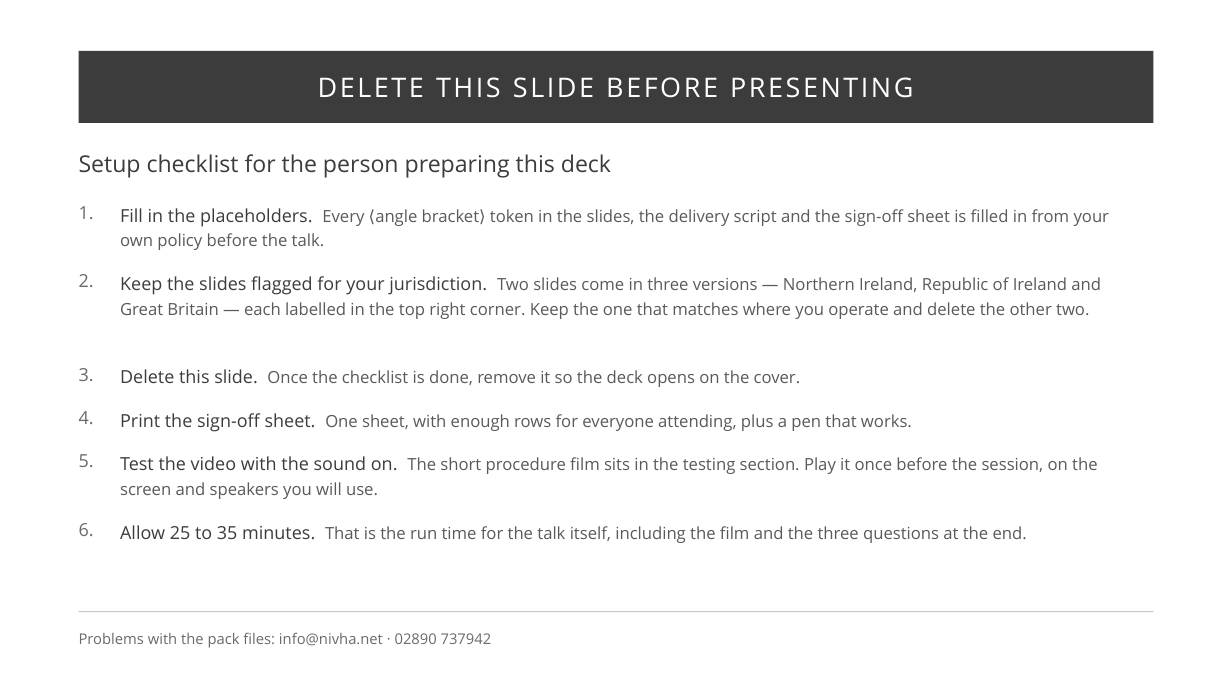
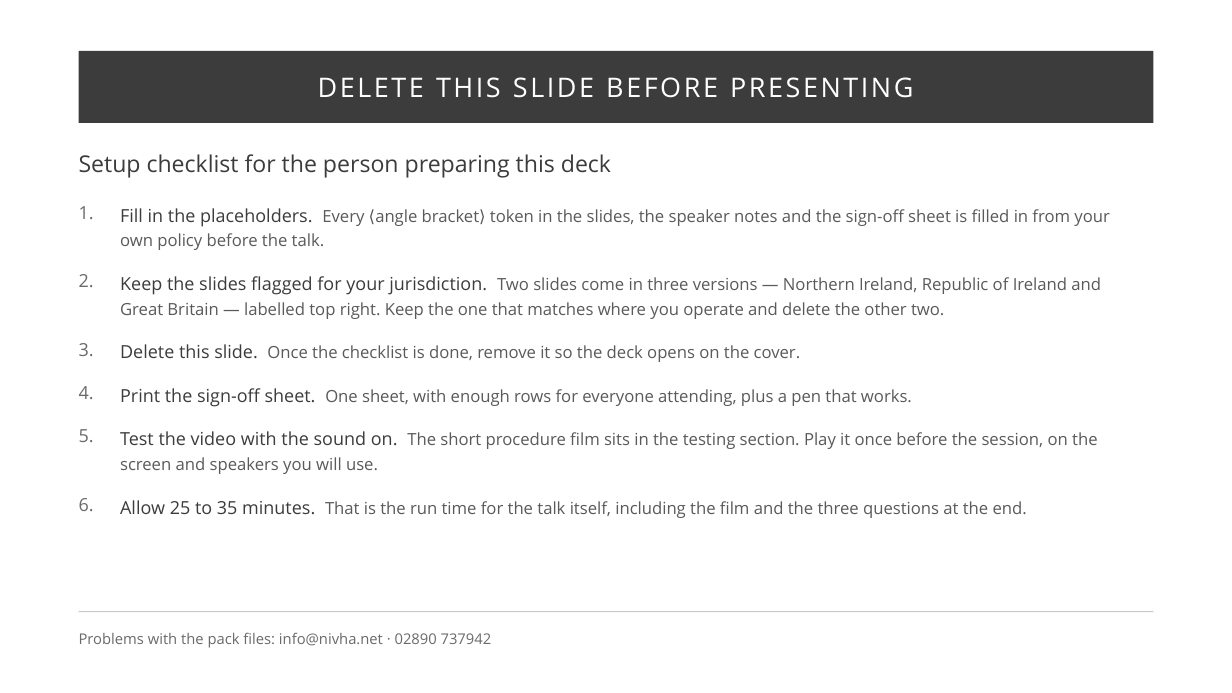
Before and after one commit to nivhalabs/nivha-feenote-prototype, a slide deck: slide 1 of assets/fulfilment/nivha_pack_03_toolbox_talk_condensed.pptx. Drawn at 1232x693 pixels with LibreOffice and Linux fonts; fonts in the diff are those of the drawing. Boxes give left, top, right and bottom in pixels: in the first picture for what was removed or moved away, otherwise in the second. Text is boxed around its words. In the diff, an @@ line names an element or a change of style, - is before the commit and + after.

```diff
--- a/assets/fulfilment/nivha_pack_03_toolbox_talk_condensed.pptx
+++ b/assets/fulfilment/nivha_pack_03_toolbox_talk_condensed.pptx
@@ text at [120, 208, 1109, 250]: text changed @@
-Fill in the placeholders. Every ⟨angle bracket⟩ token in the slides, the delivery script and the sign-off sheet is filled in from your own policy before the talk.
+Fill in the placeholders. Every ⟨angle bracket⟩ token in the slides, the speaker notes and the sign-off sheet is filled in from your own policy before the talk.
@@ text at [120, 276, 1101, 319]: text changed @@
-Keep the slides flagged for your jurisdiction. Two slides come in three versions — Northern Ireland, Republic of Ireland and Great Britain — each labelled in the top right corner. Keep the one that matches where you operate and delete the other two.
+Keep the slides flagged for your jurisdiction. Two slides come in three versions — Northern Ireland, Republic of Ireland and Great Britain — labelled top right. Keep the one that matches where you operate and delete the other two.
@@ 8 texts: place and size @@
-8 texts at [79, 368, 1097, 543]
+8 texts at [79, 343, 1097, 518]
```
Also in this commit, not shown: 18 other slides changed, 50 other files.
